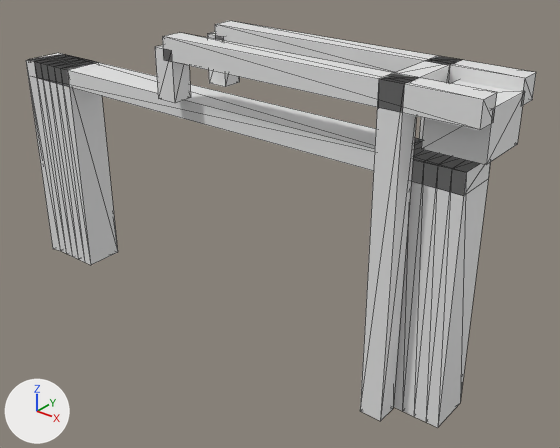
What one commit did to the glTF model models/eefde/eefde-brug-39011662/eefde-brug-39011662.glb.
Rendered twice from a 50 mm camera at (20.9, -22.1, 9.2) aimed at (2.6, 0.9, -5.0). Arrows for +X, +Y and +Z are at lower left; the lights stay in place. The older version comes first. Mesh edges are drawn as thin lines.

The older version as bpy lines, for what is in view:
```python
ob_building_balans = bpy.data.objects.new('building:balans', me_balans)
ob_building_balans.location = (0.0, 0.0, 0.0)
ob_building_balans_2 = bpy.data.objects.new('building:balans 2', me_balans_2)
ob_building_balans_2.location = (0.0, 0.0, 0.0)
ob_building_contragewicht = bpy.data.objects.new('building:contragewicht', me_contragewicht)
ob_building_contragewicht.location = (0.0, 0.0, 0.0)
ob_building_hamei = bpy.data.objects.new('building:hamei', me_hamei)
ob_building_hamei.location = (0.0, 0.0, 0.0)
ob_building_hamei_2 = bpy.data.objects.new('building:hamei 2', me_hamei_2)
ob_building_hamei_2.location = (0.0, 0.0, 0.0)
ob_building_hangstang = bpy.data.objects.new('building:hangstang', me_hangstang)
ob_building_hangstang.location = (0.0, 0.0, 0.0)
ob_building_hangstang_2 = bpy.data.objects.new('building:hangstang 2', me_hangstang_2)
ob_building_hangstang_2.location = (0.0, 0.0, 0.0)
ob_building_portaal = bpy.data.objects.new('building:portaal', me_portaal)
ob_building_portaal.location = (0.0, 0.0, 0.0)
ob_road_landhoofd__aangenomen__2 = bpy.data.objects.new('road:landhoofd (aangenomen) 2', me_landhoofd__aangenomen__2)
ob_road_landhoofd__aangenomen__2.location = (0.0, 0.0, 0.0)
# also in view: 'road:dek' at (0.0, 0.0, -0.3); 'road:landhoofd (aangenomen)' at (-9.9, -0.1, -4.9)
```
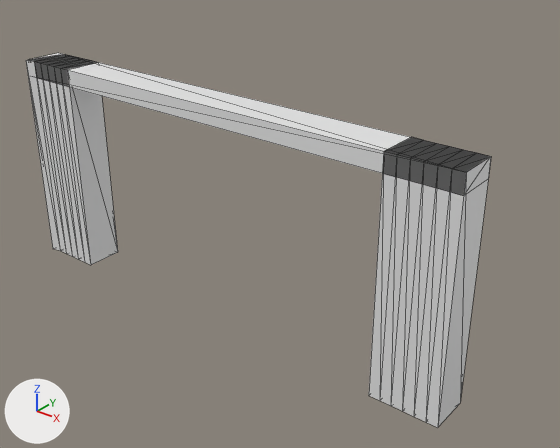
Boxes [x1, y1, x2, y2] around the edits, measured in the pictures (560 x 448 px):
'building:hamei 2', deleted
    before: [360, 74, 416, 421]
'building:balans 2', deleted
    before: [162, 33, 497, 130]
'building:balans', deleted
    before: [215, 21, 536, 106]
'building:contragewicht', deleted
    before: [421, 81, 523, 165]
'building:hangstang 2', deleted
    before: [155, 45, 191, 103]
'building:portaal', deleted
    before: [388, 58, 454, 83]
'building:hangstang', deleted
    before: [207, 32, 239, 87]
'building:hamei', deleted
    before: [419, 56, 461, 140]

What changed in the scene script:
```text
Remove ob_building_hamei:
    ob_building_hamei = bpy.data.objects.new('building:hamei', me_hamei)
    ob_building_hamei.location = (0.0, 0.0, 0.0)
Remove ob_building_hamei_2:
    ob_building_hamei_2 = bpy.data.objects.new('building:hamei 2', me_hamei_2)
    ob_building_hamei_2.location = (0.0, 0.0, 0.0)
Remove ob_building_portaal:
    ob_building_portaal = bpy.data.objects.new('building:portaal', me_portaal)
    ob_building_portaal.location = (0.0, 0.0, 0.0)
Remove ob_building_balans:
    ob_building_balans = bpy.data.objects.new('building:balans', me_balans)
    ob_building_balans.location = (0.0, 0.0, 0.0)
Remove ob_building_hangstang:
    ob_building_hangstang = bpy.data.objects.new('building:hangstang', me_hangstang)
    ob_building_hangstang.location = (0.0, 0.0, 0.0)
Remove ob_building_balans_2:
    ob_building_balans_2 = bpy.data.objects.new('building:balans 2', me_balans_2)
    ob_building_balans_2.location = (0.0, 0.0, 0.0)
Remove ob_building_hangstang_2:
    ob_building_hangstang_2 = bpy.data.objects.new('building:hangstang 2', me_hangstang_2)
    ob_building_hangstang_2.location = (0.0, 0.0, 0.0)
Remove ob_building_contragewicht:
    ob_building_contragewicht = bpy.data.objects.new('building:contragewicht', me_contragewicht)
    ob_building_contragewicht.location = (0.0, 0.0, 0.0)
```
